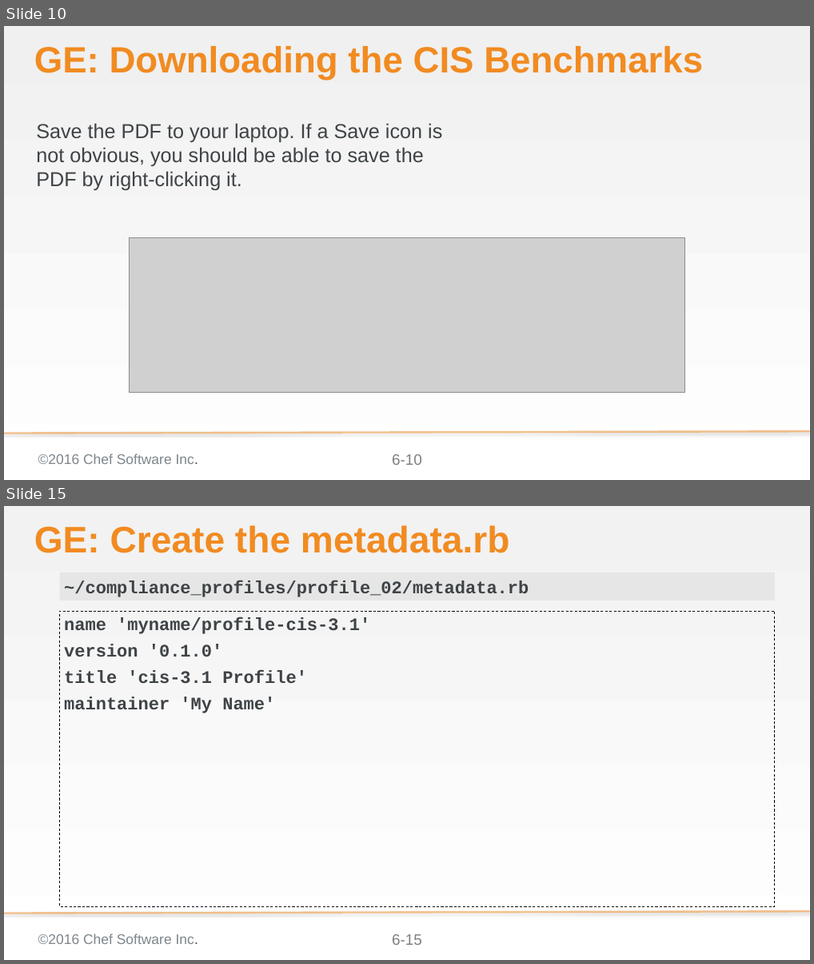
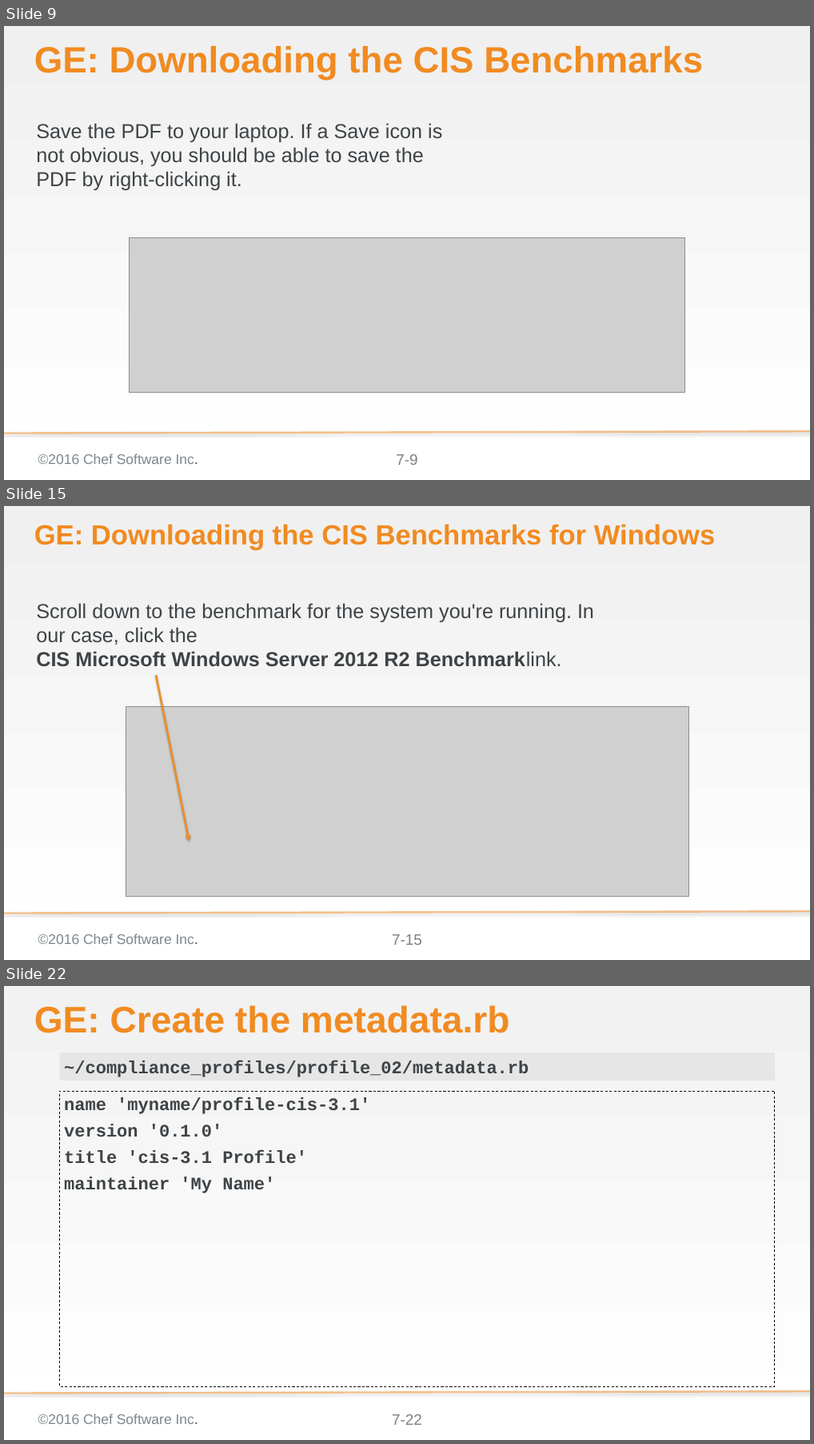
Before and after one commit to bchamby/chef-compliance-installation-configuration-operation, a slide deck: 07-compliance-frameworks-inspec.pptx. Shown one above the other, each under a label of ours: slides 10 and 15 before the commit, slides 9, 15 and 22 after it; the slides between them are not shown. The pictures are 814x964 and 814x1444 pixels, drawn with LibreOffice and Linux fonts; fonts in the diff are those of the drawing; grey boxes stand for pictures; background and template pictures are left out. Boxes give left, top, right and bottom in pixels: in the first picture for what was removed or moved away, otherwise in the second. Text is boxed around its words. In the diff, an @@ line names an element or a change of style, - is before the commit and + after.

Commit message:
Downloading the CIS Benchmarks for Windows section added red text to point out where unser construction starts

```diff
--- a/07-compliance-frameworks-inspec.pptx
+++ b/07-compliance-frameworks-inspec.pptx
@@ slide 15 added at (x1=4, y1=506, x2=810, y2=960), background gradient #F0F0F0 to #FFFFFF; not listed: 3 template elements that a slide beside it also shows @@
@@ title added at (x1=34, y1=524, x2=716, y2=550), 44 pt, text #F18B21, bold @@
+GE: Downloading the CIS Benchmarks for Windows
@@ text added at (x1=36, y1=603, x2=594, y2=667), 32 pt, text #3E4346 @@
+Scroll down to the benchmark for the system you're running. In our case, click the
+CIS Microsoft Windows Server 2012 R2 Benchmarklink.
@@ arrow added from (156, 675) to (189, 840), #F18B21 3 pt @@
@@ picture added at (x1=126, y1=706, x2=688, y2=896) @@
@@ what was slide 10 is now slide 9 @@
@@ page number at (x1=396, y1=454, x2=418, y2=464): text changed @@
-6-10
+7-9
@@ what was slide 15 is now slide 22 @@
@@ page number at (x1=392, y1=1414, x2=422, y2=1424): text changed @@
-6-15
+7-22
```
Also in this commit, not shown: 8 slides changed, 12 other slides added, 2 slides removed.
